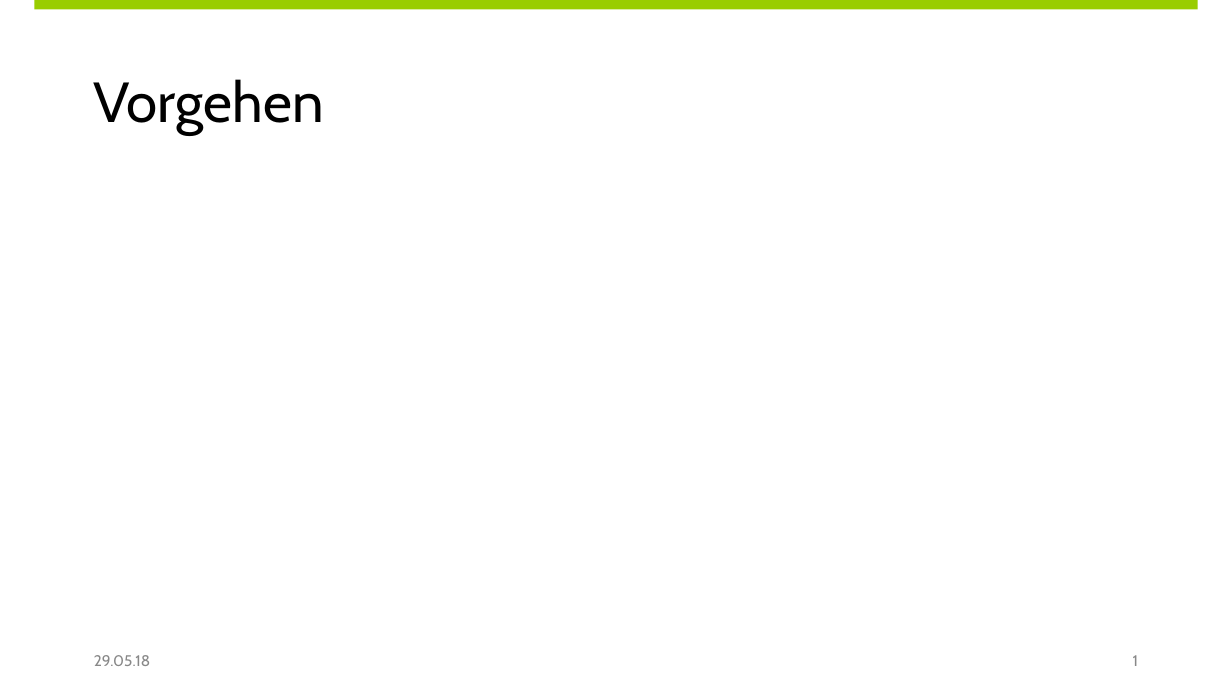
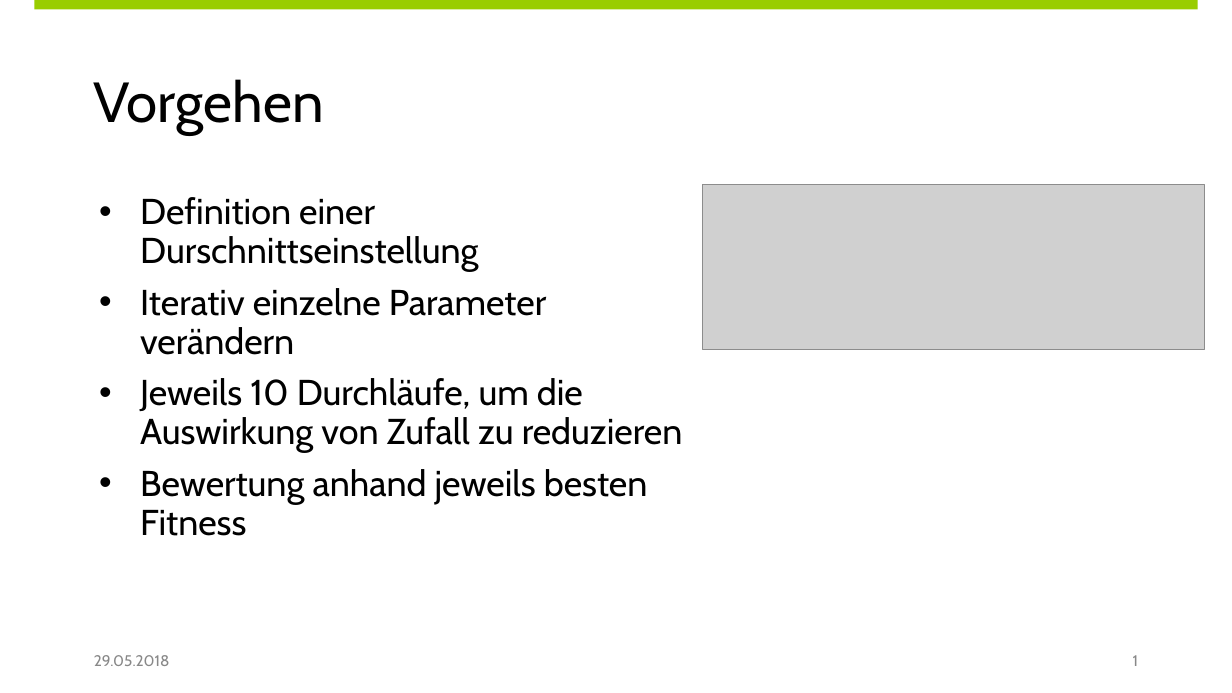
Before and after one commit to Shark919/Metaheuristiken, a slide deck: slide 2 of project/1_metaheuristiken/presentation.pptx. Drawn at 1232x693 pixels with LibreOffice and Linux fonts; fonts in the diff are those of the drawing; grey boxes stand for pictures. Boxes give left, top, right and bottom in pixels: in the first picture for what was removed or moved away, otherwise in the second. Text is boxed around its words. In the diff, an @@ line names an element or a change of style, - is before the commit and + after.

```diff
--- a/project/1_metaheuristiken/presentation.pptx
+++ b/project/1_metaheuristiken/presentation.pptx
@@ text added at bbox=[140, 197, 683, 536], 28 pt, text #000000 @@
+• Definition einer Durschnittseinstellung
+• Iterativ einzelne Parameter verändern
+• Jeweils 10 Durchläufe, um die Auswirkung von Zufall zu reduzieren
+• Bewertung anhand jeweils besten Fitness
@@ picture added at bbox=[703, 185, 1205, 349] @@
@@ text at bbox=[94, 655, 170, 666]: text changed @@
-29.05.18
+29.05.2018
```
Also in this commit, not shown: 5 other slides changed, 1 other file.
